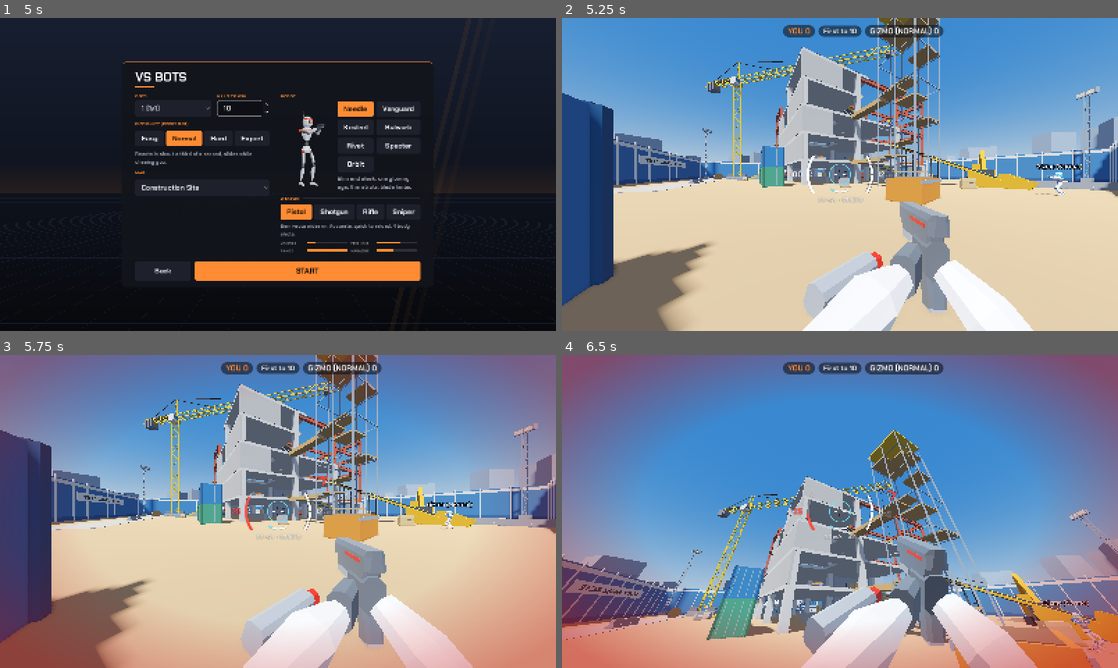
Above: before the commit, frames 1-4 (two rows, left to right).
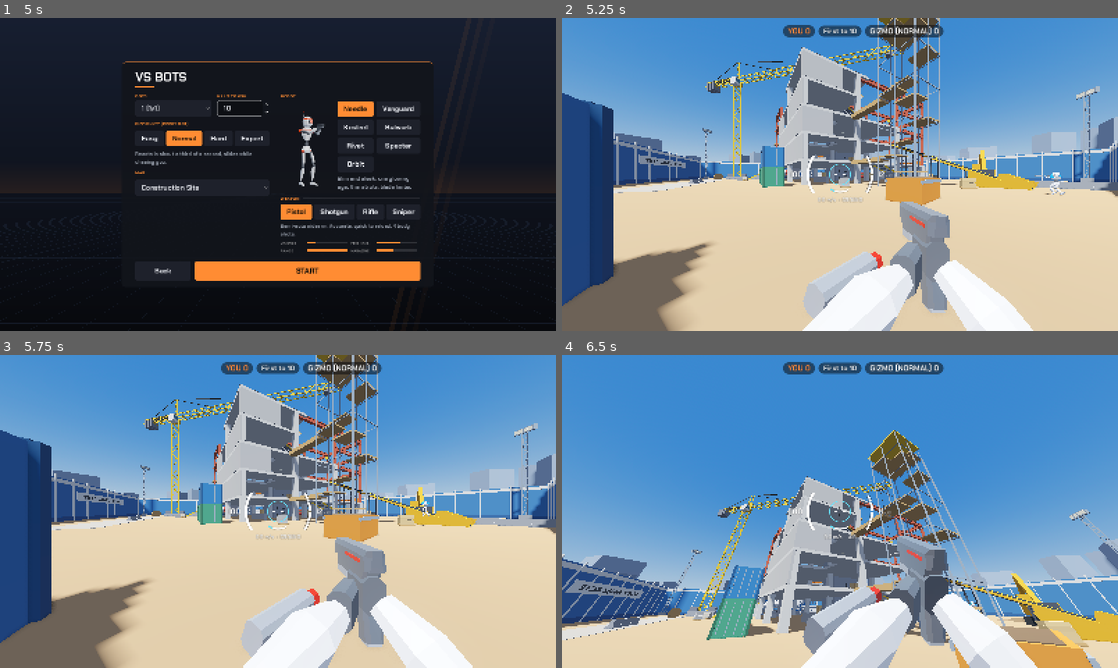
Above: after the commit, the same moments.

Repository: Yellow-Makes-Games/Jumpy-Shooty
Game: Godot game, scene res://game/ui/main_menu.tscn
Two runs of this game, one before a commit and one after it. Both use one fixed random seed, a clock stepped at 60 frames per second and the inputs below.
Inputs (mouse positions are in pixels of both pictures, inside the frame that each line leads up to):
- Up to frame 1 (5 s): click "PLAY" at 0.5 s; click (183, 171) at 1.25 s; click "Easy" at 2 s; click "Easy" at 2.75 s; click "Normal" at 3.5 s; click "Normal" at 4.25 s
- Up to frame 2 (5.25 s): click "START" at 5 s
- Up to frame 3 (5.75 s): no input
- Up to frame 4 (6.5 s): move the mouse to (867, 511) at 5.77 s; hold W (move_forward) from 5.78 s (still down); hold Ctrl (crouch) from 5.78 s (still down); tap Space (jump) at 6.02 s; click (867, 511) at 6.05 s

Frame 1 is identical in both runs. In frame 2, 0.3% of the frame differs, in the area x 85-94%, y 46-57%; in frame 3, 33%; in frame 4, 41%, in the area x 0-100%, y 0-100%.

Commit message:
Remove name tags; bots no longer see through walls
- Players no longer have floating name tags (they drew through walls).
  Names stay in the kill feed, scoreboard and death screen.
- Bots only see players in front of them with a clear line of sight.
  They hear gunfire, bullets passing and nearby running, and know roughly
  where a shot that hits them came from. They go to where they last saw
  or heard someone, search round there, and roam when they know of nobody.
- Difficulty now also sets view angle, hearing range, how well sounds are
  placed, how long a bot keeps hunting and how far it predicts a runner.
- The tower climb test's player now fires every few seconds so the bot
  has something to hear.

Co-Authored-By: Claude Opus 5.5 <noreply@anthropic.com>
Claude-Session: https://claude.ai/code/session_01HFmWSvETWs5vNTXfUevzQi

Diff:
--- a/game/bot/bot_brain.gd
+++ b/game/bot/bot_brain.gd
@@ -5,12 +5,17 @@
 ## shoots by the same rules as a person: same speeds, same gun, same hit checks.
 ##
 ## What it does:
+##  - Notices you fairly: it sees you only when you are in front of it and nothing
+##    is in the way (no seeing through walls). It hears gunfire, a bullet going past
+##    and someone running nearby, and when you shoot it, it knows roughly where from.
+##    A sound gives it a rough spot, not your exact position.
 ##  - Picks who to fight: in a free-for-all with several bots it goes for whoever
-##    is nearest, favouring someone it can see, whoever just shot it, and whoever
-##    it is already fighting (so it does not flick between targets). Bots fight
-##    each other as well as you.
+##    it knows about that is nearest, favouring someone it can see, whoever just
+##    shot it, and whoever it is already fighting (so it does not flick between
+##    targets). Bots fight each other as well as you.
 ##  - Finds you: walks the map's navigation mesh (ramps, decks, tower) to where it
-##    last saw you, and after a few seconds it heads for where you really are.
+##    last saw or heard you (the better bots guess where you were running), then
+##    searches round there. When it gives up, or knows of nobody, it roams the map.
 ##  - Fights: strafes side to side at a comfortable range, jumps, and turns its aim
 ##    toward you at a limited speed. It sees you with a delay (its reaction time)
 ##    and its aim wobbles; it leads moving targets and goes for headshots more on
@@ -28,7 +33,10 @@
 const CHEST := 1.05        ## aim heights above the feet
 const HEAD := 1.6
 const PRONE_AIM := 0.4     ## aim height at someone belly-sliding (they are lying flat)
-const HUNT_AFTER := 3.0    ## seconds without seeing you before it goes to where you really are
+const SEARCH_RADIUS := 8.0 ## how far round the spot it lost you it looks
+const SOUND_GAP := 0.4     ## seconds between updating where it heard someone (so its goal does not jitter)
+const WHIZZ := 4.0         ## a shot ending this close is heard, however far away the shooter is
+const LOOK_TIME := 1.2     ## it looks toward a fresh sighting or sound for this long, then where it runs
 const GRAPPLE_HEADROOM := 6.0  ## it only swings with this much open air above its head
 const LEVEL_GAP := 2.5     ## you are this much higher or lower: it comes to your floor instead of fighting from where it is
 const RETARGET := 0.25     ## seconds between choosing who to fight (straight away if the target dies)
@@ -48,8 +56,12 @@
 var _attacker := 0               # peer id of whoever last shot it
 var _attacked_time := -99.0
 var _seen: Array = []            # [time, aim point, velocity] of the target, oldest first
-var _last_seen_pos := Vector3.ZERO
 var _last_seen_time := -99.0
+var _known := {}                 # peer id -> [time, position]: where it last saw or heard each player
+var _in_view := {}               # peer id -> true for players it can see right now
+var _goal := Vector3.INF         # where it is walking when it cannot see its target
+var _goal_time := 0.0            # seconds it has been walking to _goal
+var _goal_from := -1.0           # the time of the sighting or sound _goal is based on
 var _path := PackedVector3Array()
 var _path_index := 0
 var _path_goal := Vector3.INF
@@ -91,6 +103,7 @@
 	_reach = r[2]
 	_rng.randomize()
 	Match.player_hit.connect(_on_hit)
+	Match.shot_fired.connect(_on_shot)
 
 
 ## Fill in this frame's input.
@@ -104,19 +117,21 @@
 	if not me.alive:
 		_reset()
 		return
+	_sense()
 	_retarget -= delta
 	if not is_instance_valid(_target):
 		_target = null
-	if _target == null or not _target.alive or _retarget <= 0.0:
+	if _target == null or not _target.alive or not _known.has(_target.peer_id) or _retarget <= 0.0:
 		_retarget = RETARGET
 		var picked := _pick_target()
 		if picked != _target:
 			_target = picked
 			_seen.clear()   # what it saw of the old target says nothing about this one
-	var visible := _target != null and _can_see(_target)
+			_goal = Vector3.INF
+			_goal_from = -1.0
+	var visible := _target != null and _in_view.has(_target.peer_id)
 	if visible:
 		_seen.append([_time, _aim_point(_target), _target.velocity])
-		_last_seen_pos = _target.global_position
 		_last_seen_time = _time
 	while not _seen.is_empty() and _seen[0][0] < _time - 2.0:
 		_seen.pop_front()
@@ -147,6 +162,8 @@
 
 func _reset() -> void:
 	_seen.clear()
+	_in_view.clear()
+	_goal = Vector3.INF
 	_path = PackedVector3Array()
 	_path_goal = Vector3.INF
 	input.grapple = false
@@ -162,16 +179,78 @@
 # ---------------------------------------------------------------------------
 # Seeing
 
+## Look and listen: update what it knows about where everyone is.
+func _sense() -> void:
+	for other in _others():
+		var id := other.peer_id
+		if not other.alive:
+			_known.erase(id)
+			_in_view.erase(id)
+			continue
+		if _can_see(other):
+			_known[id] = [_time, other.global_position]
+			_in_view[id] = true
+			continue
+		if _in_view.has(id):
+			# Just lost sight: it saw which way you were going.
+			_in_view.erase(id)
+			var v := Vector3(other.velocity.x, 0.0, other.velocity.z)
+			_known[id] = [_time, other.global_position + v * d.predict]
+			continue
+		# Footsteps: someone running close by (walking or crouching is quieter).
+		var speed := Vector2(other.velocity.x, other.velocity.z).length()
+		var dist := me.global_position.distance_to(other.global_position)
+		if speed > 2.5 and dist < d.step_range * (1.0 if speed > 6.0 else 0.5):
+			_hear(id, other.global_position, false)
+	for id in _known.keys():
+		if _time - float(_known[id][0]) > d.memory:
+			_known.erase(id)
+
+
+## It heard player `id` at `where`: it knows roughly where, worse from further away.
+## A player it can see needs no guessing, and a fresh sound is not replaced by
+## another straight away unless `force` (it was shot).
+func _hear(id: int, where: Vector3, force: bool) -> void:
+	if _in_view.has(id):
+		return
+	if not force and _known.has(id) and _time - float(_known[id][0]) < SOUND_GAP:
+		return
+	var off := me.global_position.distance_to(where) * d.sound_error
+	var miss := Vector3(_rng.randf_range(-1.0, 1.0), 0.0, _rng.randf_range(-1.0, 1.0)).limit_length(1.0)
+	_known[id] = [_time, where + miss * off]
+
+
+func _on_shot(shooter: int, muzzle: Vector3, ends: PackedVector3Array, _hits: Array) -> void:
+	if shooter == me.peer_id or not me.alive:
+		return
+	var close := me.eye_position().distance_to(muzzle) <= d.hear_range
+	if not close:
+		for e in ends:   # a bullet cracking past
+			if Geometry3D.get_closest_point_to_segment(me.eye_position(), muzzle, e).distance_to(me.eye_position()) < WHIZZ:
+				close = true
+				break
+	if close:
+		_hear(shooter, muzzle, false)
+
+
+func _others() -> Array[Player]:
+	var list: Array[Player] = []
+	for p in me.get_parent().get_children():
+		var other := p as Player
+		if other != null and other != me:
+			list.append(other)
+	return list
+
+
 func _pick_target() -> Player:
 	var best: Player = null
 	var best_score := INF
 	var revenge := _time - _attacked_time < REVENGE_TIME
-	for p in me.get_parent().get_children():
-		var other := p as Player
-		if other == me or not other.alive:
-			continue
-		var score := me.global_position.distance_to(other.global_position)
-		if _can_see(other):
+	for other in _others():
+		if not other.alive or not _known.has(other.peer_id):
+			continue   # it only goes after players it has seen or heard
+		var score := me.global_position.distance_to(_known[other.peer_id][1])
+		if _in_view.has(other.peer_id):
 			score *= SEEN_BIAS
 		if other == _target:
 			score *= KEEP_BIAS
@@ -183,14 +262,28 @@
 	return best
 
 
+## In front of it (or right next to it) and not behind a wall.
 func _can_see(p: Player) -> bool:
+	var eye := me.eye_position()
+	var to := p.global_position + Vector3(0, CHEST, 0) - eye
+	if to.length() > 3.0 and me.aim_forward().angle_to(to) > deg_to_rad(d.view_angle):
+		return false
 	var space := me.get_world_3d().direct_space_state
-	var eye := me.eye_position()
 	for h in [HEAD, CHEST]:
 		var q := PhysicsRayQueryParameters3D.create(eye, p.global_position + Vector3(0, h, 0), 1, [me.get_rid()])
 		if space.intersect_ray(q).is_empty():
 			return true
 	return false
+
+
+## Where it thinks its target is: where it really is when it can see it, otherwise
+## where it last saw or heard it.
+func _target_spot() -> Vector3:
+	if _target == null:
+		return Vector3.INF
+	if _in_view.has(_target.peer_id):
+		return _target.global_position
+	return _known[_target.peer_id][1] if _known.has(_target.peer_id) else Vector3.INF
 
 
 ## Where it aims on a target: chest, or head when it is going for headshots.
@@ -229,9 +322,7 @@
 		_escape_time -= delta
 		_unstick(delta, _escape_dir)
 		return _escape_dir
-	if _target == null:
-		return Vector3.ZERO
-	var dist := pos.distance_to(_target.global_position)
+	var dist := pos.distance_to(_target.global_position) if visible else INF
 	var dir := Vector3.ZERO
 	if visible and dist < maxf(ENGAGE_RANGE, FAR + 10.0):
 		# Fight: strafe side to side, keeping a comfortable distance.
@@ -269,10 +360,8 @@
 		if d.grapples and grounded and dist > FAR + 4.0 and _rng.randf() < delta * 0.5 and _ground_ahead(f, 8.0):
 			_dive(f)
 	else:
-		# Chase: to where it last saw you, or to where you really are after a while.
-		var hunting := _time - _last_seen_time > HUNT_AFTER
-		var goal := _target.global_position if hunting else _last_seen_pos
-		dir = _follow_path(goal, delta)
+		# Chase to where it last saw or heard you and search round there, or roam.
+		dir = _follow_path(_hunt_goal(delta), delta)
 		input.sprint = d.sprint and not _corner_ahead   # sprinting round a sharp corner overshoots it
 		_chase_tricks(delta, dir, grounded, speed)
 	if _hop_time > 0.0:
@@ -286,6 +375,30 @@
 		input.crouch = true
 	_unstick(delta, dir)
 	return dir
+
+
+## Where to walk when it cannot see its target: the spot it last saw or heard it,
+## then other places close to that spot. With nobody to go after, anywhere on the map.
+func _hunt_goal(delta: float) -> Vector3:
+	var nav := me.get_world_3d().navigation_map
+	_goal_time += delta
+	var info: Array = _known[_target.peer_id] if _target != null and _known.has(_target.peer_id) else []
+	if not info.is_empty() and float(info[0]) != _goal_from:
+		_goal_from = info[0]   # a new sighting or sound: go there
+		_goal = info[1]
+		_goal_time = 0.0
+	var pos := me.global_position
+	var arrived := _goal != Vector3.INF and _flat(pos, _goal) < 1.5 and absf(_goal.y - pos.y) < 2.5
+	if _goal == Vector3.INF or arrived or _goal_time > 12.0:
+		_goal_time = 0.0
+		if not info.is_empty():
+			var spot: Vector3 = info[1]
+			var off := Vector3(_rng.randf_range(-1.0, 1.0), 0.0, _rng.randf_range(-1.0, 1.0)).normalized() * _rng.randf_range(3.0, SEARCH_RADIUS)
+			_goal = NavigationServer3D.map_get_closest_point(nav, spot + off)
+		else:
+			_goal_from = -1.0
+			_goal = NavigationServer3D.map_get_random_point(nav, 1, true)
+	return _goal
 
 
 ## Once it is running fast it mixes in movement tricks: slides, bunny-hops, dives.
@@ -442,6 +555,9 @@
 		_attacker = shooter
 		_attacked_time = _time
 		_retarget = 0.0   # think again about who to fight
+		for other in _others():
+			if other.peer_id == shooter:
+				_hear(shooter, other.global_position, true)   # it knows roughly where that came from
 	if _dodge_time > 0.0:
 		return
 	if _rng.randf() < d.dodge_chance:
@@ -473,10 +589,12 @@
 			input.grapple = false
 		return
 	input.grapple = false
-	if not d.grapples or _target == null or not g.ready_to_fire():
-		return
-	var dist := me.global_position.distance_to(_target.global_position)
-	var higher := _target.global_position.y - me.global_position.y > 2.5
+	# Toward its target when it can see it, otherwise toward where it is walking.
+	var spot := _target_spot() if visible or _goal == Vector3.INF else _goal
+	if not d.grapples or spot == Vector3.INF or not g.ready_to_fire():
+		return
+	var dist := me.global_position.distance_to(spot)
+	var higher := spot.y - me.global_position.y > 2.5
 	if not (higher or (dist > 25.0 and not visible)) or _rng.randf() > delta * 1.5:
 		return
 	# Aim up and ahead, toward the target, and hook whatever is there. Not indoors,
@@ -486,7 +604,7 @@
 	var up := PhysicsRayQueryParameters3D.create(eye, eye + Vector3(0, GRAPPLE_HEADROOM, 0), 1, [me.get_rid()])
 	if not space.intersect_ray(up).is_empty():
 		return
-	var to := _target.global_position - me.global_position
+	var to := spot - me.global_position
 	to.y = 0.0
 	var point := me.global_position + to.normalized() * minf(dist, 18.0) + Vector3(0, 9.0, 0)
 	var dir := (point - eye).normalized()
@@ -522,8 +640,8 @@
 		_error += Vector3(_rng.randfn(), _rng.randfn() * 0.6, _rng.randfn()) * delta * 2.0
 		_error = _error.limit_length(1.0)
 		target = point + _error * dist * tan(deg_to_rad(d.aim_error))
-	elif _target != null and _time - _last_seen_time < 1.0:
-		target = _last_seen_pos + Vector3(0, CHEST, 0)
+	elif _target != null and _known.has(_target.peer_id) and _time - float(_known[_target.peer_id][0]) < LOOK_TIME:
+		target = _known[_target.peer_id][1] + Vector3(0, CHEST, 0)   # look toward what it just saw or heard
 	elif move_dir.length() > 0.1:
 		target = eye + move_dir * 10.0
 	if target == Vector3.INF:
--- a/game/bot/bot_difficulty.gd
+++ b/game/bot/bot_difficulty.gd
@@ -18,6 +18,14 @@
 var grapples: bool           ## uses the grapple to close distance or reach high ground
 var belly_slides: bool       ## holds its dives into a belly slide (Hard and Expert)
 var sprint: bool
+## What it can notice. It never sees through walls: it has to look at you, hear you
+## or be shot by you, and when it loses you it searches where you were.
+var view_angle: float        ## degrees either side of where it looks that it can see
+var hear_range: float        ## metres it hears gunfire from (through walls too)
+var step_range: float        ## metres it hears someone running from (half that if they walk)
+var sound_error: float       ## how far off its guess of where a sound came from is, per metre away
+var memory: float            ## seconds it keeps hunting someone after it last saw or heard them
+var predict: float           ## seconds ahead it guesses where you were running when you broke sight
 
 
 static func make(level: int) -> BotDifficulty:
@@ -32,6 +40,13 @@
 		_:
 			d._fill(0.14, 1.2, 800.0, 0.18, 1.0, 0.55, 1.0, 0.45, true, 0.65, true, true)
 	d.belly_slides = level >= HARD
+	var i := clampi(level, EASY, EXPERT)
+	d.view_angle = [50.0, 60.0, 70.0, 80.0][i]
+	d.hear_range = [25.0, 35.0, 50.0, 65.0][i]
+	d.step_range = [5.0, 7.0, 10.0, 13.0][i]
+	d.sound_error = [0.3, 0.22, 0.14, 0.08][i]
+	d.memory = [8.0, 11.0, 15.0, 20.0][i]
+	d.predict = [0.0, 0.3, 0.6, 0.9][i]
 	return d
 
 
--- a/game/player/player.gd
+++ b/game/player/player.gd
@@ -99,7 +99,6 @@
 		motor = MovementController.new()
 		weapon = WeaponState.new(WeaponData.by_id(gun))
 		brain = BotBrain.new(self, Net.players[id].get("difficulty", 1))
-		_add_name_tag(Net.player_name(id))
 	elif is_local:
 		motor = MovementController.new()
 		weapon = WeaponState.new(WeaponData.by_id(gun))
@@ -111,8 +110,6 @@
 		view = ViewModel.new()
 		rig.camera.add_child(view)
 		view.setup(self, Net.player_color(id))
-	else:
-		_add_name_tag(Net.player_name(id))
 	_build_rope()
 
 
@@ -658,7 +655,7 @@
 
 
 # ---------------------------------------------------------------------------
-# Grapple rope and name tag
+# Grapple rope
 
 func _build_rope() -> void:
 	var mat := StandardMaterial3D.new()
@@ -710,16 +707,3 @@
 	var z := x.cross(y).normalized()
 	_rope.global_transform = Transform3D(Basis(x, y * dist, z), from + span * 0.5)
 	_hook.global_position = anchor
-
-
-func _add_name_tag(text: String) -> void:
-	var tag := Label3D.new()
-	tag.text = text
-	tag.billboard = BaseMaterial3D.BILLBOARD_ENABLED
-	tag.no_depth_test = true
-	tag.fixed_size = true
-	tag.pixel_size = 0.0015
-	tag.font_size = 28
-	tag.outline_size = 8
-	tag.position.y = CAPSULE_HEIGHT + 0.42
-	visual.add_child(tag)
Not shown, changed: docs/FEATURES.md
Not shown, changed: tests/run_bot_climb_test.sh
